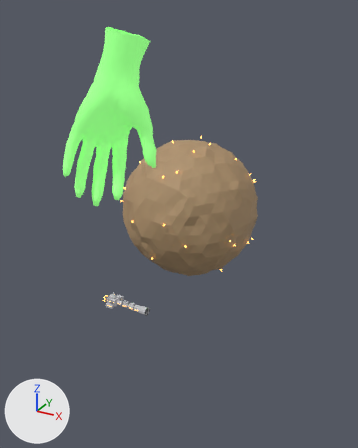
Two versions of the glTF model prueba.glb, one commit apart.
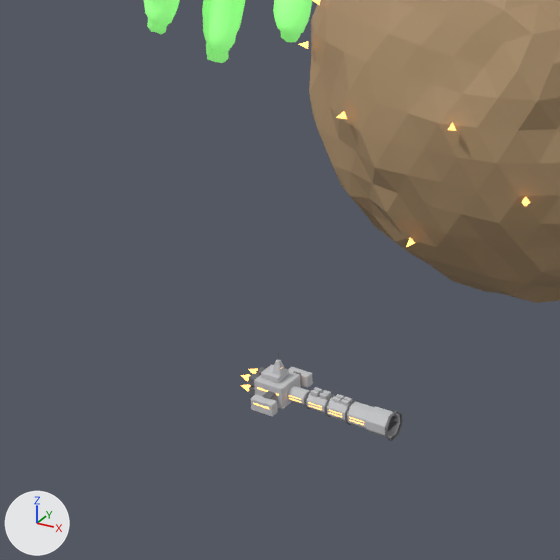
Each version is shown whole from a 50 mm lens placed at (0.789, -1.072, 1.39), pointed at (-0.173, 0.677, 0.515), then close up on the part from 9% to 55% of the width and 42% to 78% of the height. Arrows for +X, +Y and +Z are at lower left; the lights stay in place. The last two pictures show the newer version. Where no turn or scale is listed for an object, it has been applied to the vertices.

In view in the first close-up: 'Femhand', 'Popa', 'Tierra' and 21 more.
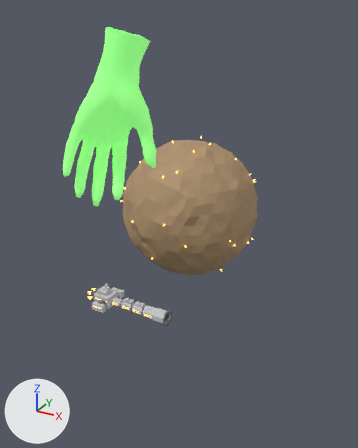
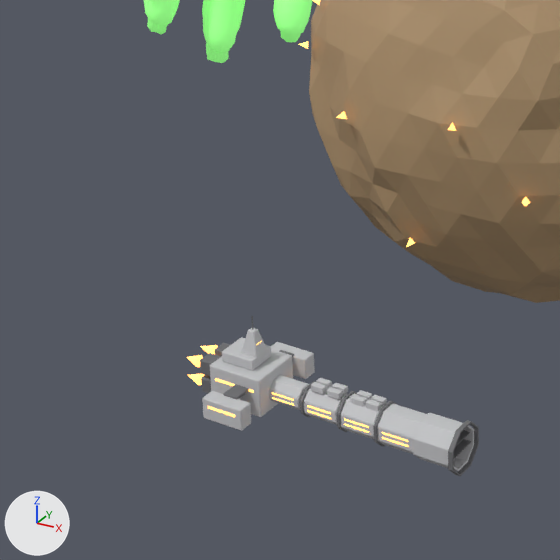
ob_nave is not drawn itself; it is the parent of ob_anillo_1, ob_anillo_2, ob_anillo_3, ob_anillo_4, ob_antena, ob_bahia_abierta, ob_contenedor_1, ob_contenedor_2.

Where the newer file only moved an object's origin or applied its transform, the numbers keep the older frame.

Pixel boxes [x1, y1, x2, y2] of what changed, in the close-ups (560 x 560 px):
'Popa', rescaled (75% wider, 77% taller): before [254, 371, 301, 409]; after [210, 349, 293, 417]
'Bahia_abierta', rescaled (77% wider, 82% taller): before [366, 406, 400, 438]; after [413, 412, 474, 471]
'Pod', rescaled (81% wider, 80% taller): before [251, 367, 313, 416]; after [202, 342, 315, 431]
'Segmento_4', rescaled (79% wider, 79% taller): before [347, 401, 374, 429]; after [378, 403, 427, 454]
'Segmento_3', rescaled (83% wider, 81% taller): before [327, 396, 350, 421]; after [340, 393, 383, 439]
'Popa_arriba', rescaled (76% wider, 70% taller): before [261, 364, 289, 383]; after [222, 337, 272, 370]
'Segmento_1', rescaled (78% wider, 80% taller): before [287, 386, 309, 405]; after [269, 375, 309, 410]
'Segmento_2', rescaled (76% wider, 81% taller): before [307, 393, 331, 413]; after [304, 388, 347, 425]
'Marco_proa', rescaled (78% wider, 78% taller): before [385, 410, 402, 441]; after [448, 420, 479, 476]
'Torre', rescaled (80% wider, 72% taller): before [272, 359, 286, 376]; after [241, 328, 267, 358]
'Motor_1', rescaled: before [248, 367, 266, 386]; after [200, 343, 230, 376]
'Contenedor_4', rescaled (83% wider, 80% taller): before [341, 397, 352, 406]; after [366, 395, 387, 412]
'Contenedor_2', rescaled (69% wider, 80% taller): before [319, 390, 331, 399]; after [327, 383, 348, 400]
'Contenedor_3', rescaled (83% wider, 80% taller): before [333, 394, 344, 403]; after [351, 390, 372, 407]
'Contenedor_1', rescaled (83% wider, 70% taller): before [311, 387, 322, 396]; after [311, 378, 332, 394]
'Anillo_4', rescaled (71% wider, 85% taller): before [345, 400, 358, 425]; after [374, 400, 397, 447]
'Anillo_3', rescaled (75% wider, 75% taller): before [325, 394, 336, 417]; after [337, 391, 357, 432]
'Motor_2', rescaled (mostly hidden): before [249, 385, 255, 396]; after [201, 375, 211, 393]
'Piso_bahia', rescaled (73% wider, 91% taller): before [388, 421, 398, 431]; after [453, 439, 471, 459]
'Anillo_2', rescaled (78% wider, 76% taller): before [305, 389, 313, 409]; after [300, 381, 315, 417]
'Llama_4', rescaled (64% wider, 71% taller): before [241, 385, 251, 391]; after [188, 374, 205, 385]
'Llama_2', rescaled: before [241, 374, 250, 381]; after [187, 355, 203, 367]
'Llama_1', rescaled: before [248, 368, 258, 374]; after [200, 345, 218, 354]
'Piso_bahia_2', rescaled: before [389, 416, 397, 424]; after [456, 430, 470, 446]
'Ventanas_pod', rescaled (75% wider, 71% taller): before [254, 403, 269, 409]; after [208, 406, 235, 417]
'Ventanas_popa', rescaled: before [257, 387, 279, 396]; after [215, 378, 254, 393]
'Ventanas_4.001', rescaled (69% wider, 83% taller): before [349, 420, 364, 425]; after [382, 437, 408, 447]
'Ventanas_4', rescaled (69% wider, 83% taller): before [349, 417, 364, 422]; after [382, 432, 408, 442]
'Ventanas_3.001', rescaled (not visible before): after [344, 424, 369, 433]
'Ventanas_2.001', rescaled: before [309, 405, 322, 410]; after [307, 410, 331, 419]
'Ventanas_2', rescaled: before [308, 402, 322, 407]; after [307, 405, 331, 414]
'Ventanas_1.001', rescaled (77% wider, 67% taller): before [289, 398, 301, 403]; after [272, 397, 294, 406]
'Ventanas_1', rescaled (77% wider, 67% taller): before [289, 395, 301, 400]; after [272, 392, 294, 401]
'Antena', rescaled (not visible before): after [251, 316, 254, 330]

The change, as a diff of the scene's bpy script:
```diff
--- a/prueba.glb.py
+++ b/prueba.glb.py
@@ ob_nave @@
 ob_nave.rotation_euler = (-0.011, 0.000926, 0.0)  # degrees (-0.6, 0.1, 0)
+ob_nave.scale = (1.8, 1.8, 1.8)
```
